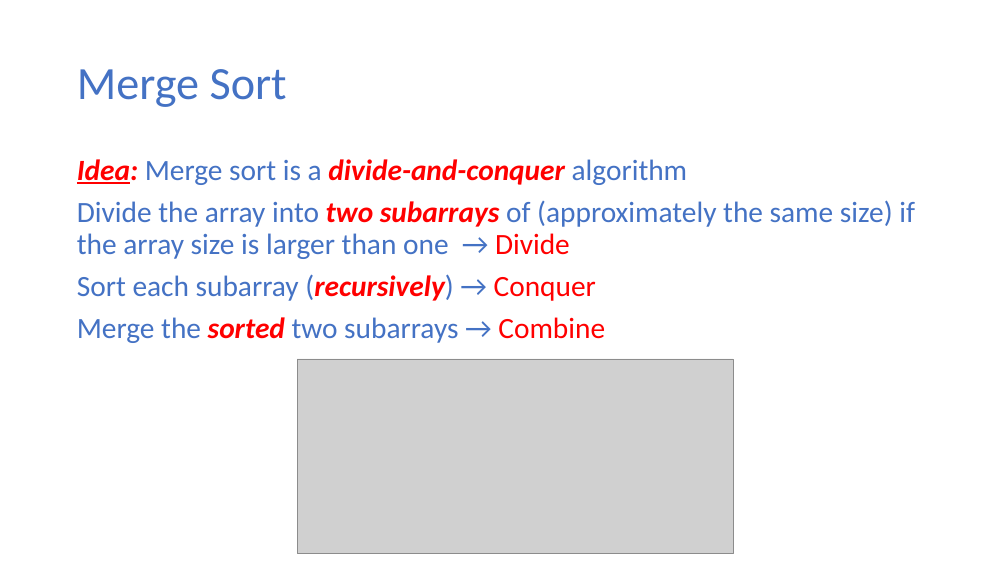
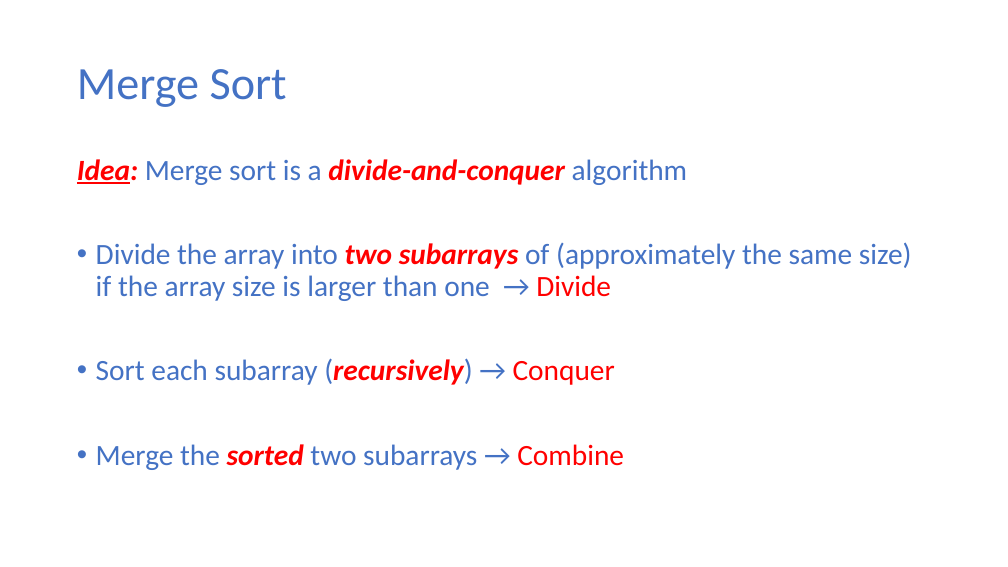
Before and after one commit to ekkapotc/EA, a slide deck: slide 26 of Lectures/Lecture 5.pptx. Drawn at 1008x567 pixels with LibreOffice and Linux fonts; fonts in the diff are those of the drawing; grey boxes stand for pictures. Boxes give left, top, right and bottom in pixels: in the first picture for what was removed or moved away, otherwise in the second. Text is boxed around its words. In the diff, an @@ line names an element or a change of style, - is before the commit and + after.

```diff
--- a/Lectures/Lecture 5.pptx
+++ b/Lectures/Lecture 5.pptx
@@ text at [96,242,912,470]: bullet none to • @@
@@ picture removed at [297,359,734,554] @@
```
Also in this commit, not shown: 5 other slides changed, 1 slide added, 1 other file.
